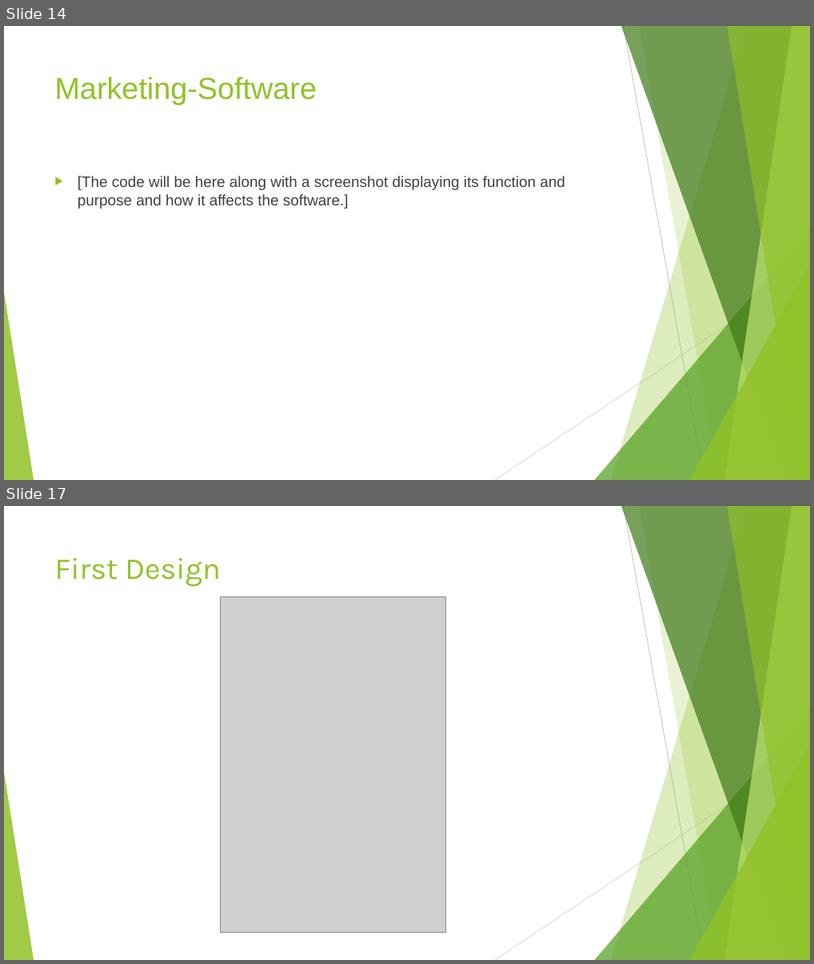
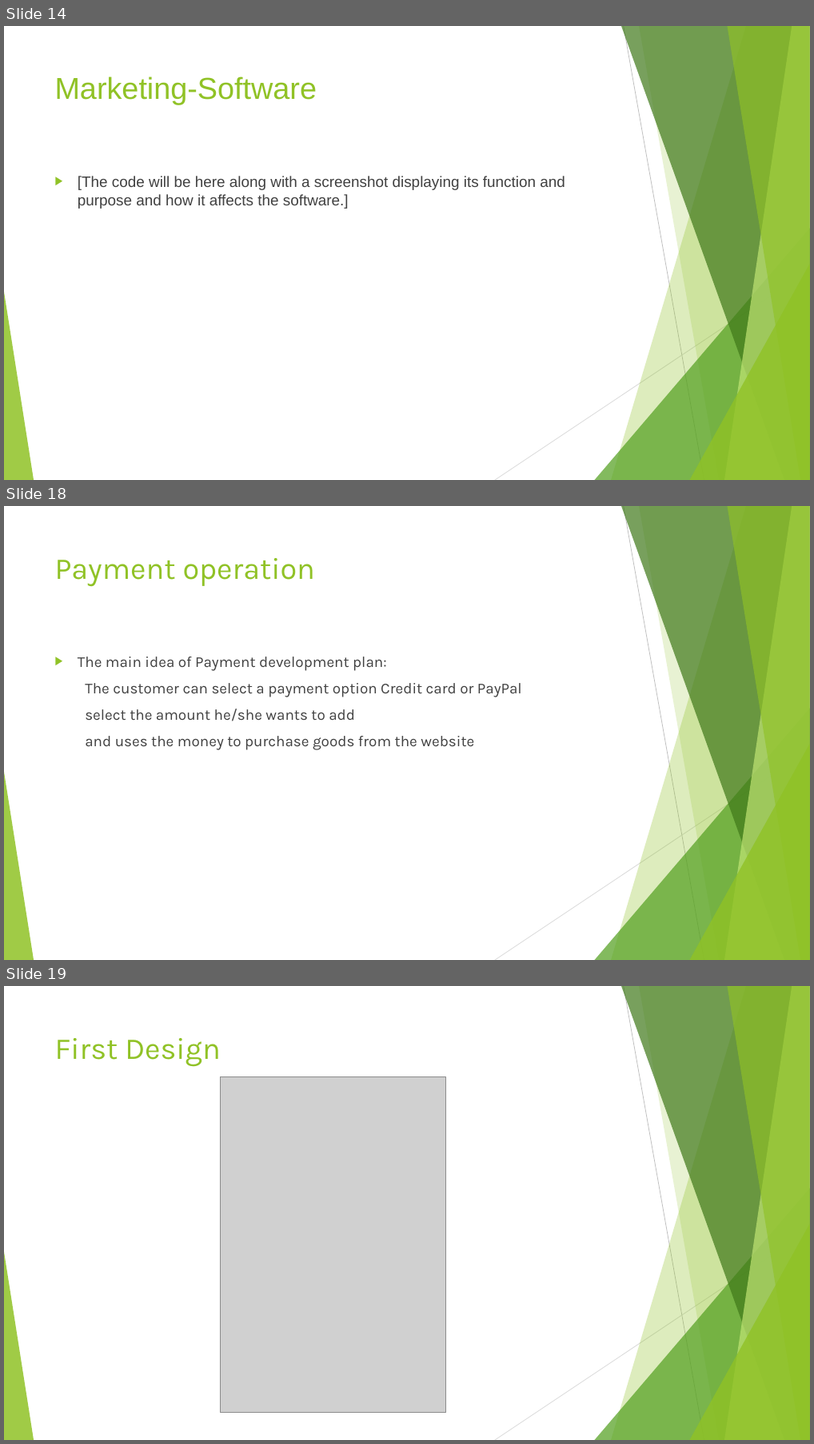
Before and after one commit to ASA786/supermarket_app, a slide deck: Team Project/Presentation.pptx. Shown one above the other, each under a label of ours: slides 14 and 17 before the commit, slides 14, 18 and 19 after it; the slides between them are not shown. The pictures are 814x964 and 814x1444 pixels, drawn with LibreOffice and Linux fonts; fonts in the diff are those of the drawing; grey boxes stand for pictures. Boxes give left, top, right and bottom in pixels: in the first picture for what was removed or moved away, otherwise in the second. Text is boxed around its words. In the diff, an @@ line names an element or a change of style, - is before the commit and + after.

```diff
--- a/Team Project/Presentation.pptx
+++ b/Team Project/Presentation.pptx
@@ slide 18 added at <box>4,506,810,960</box>, background #FFFFFF; not listed: 10 template elements that a slide beside it also shows @@
@@ title added at <box>55,558,315,587</box>, 36 pt, text #90C226 @@
+Payment operation
@@ text added at <box>78,656,522,750</box>, 18 pt, text #404040 @@
+▶ The main idea of Payment development plan:
+The customer can select a payment option Credit card or PayPal
+select the amount he/she wants to add
+and uses the money to purchase goods from the website
@@ what was slide 17 is now slide 19 @@
```
Also in this commit, not shown: 2 slides changed, 1 other slide added.
